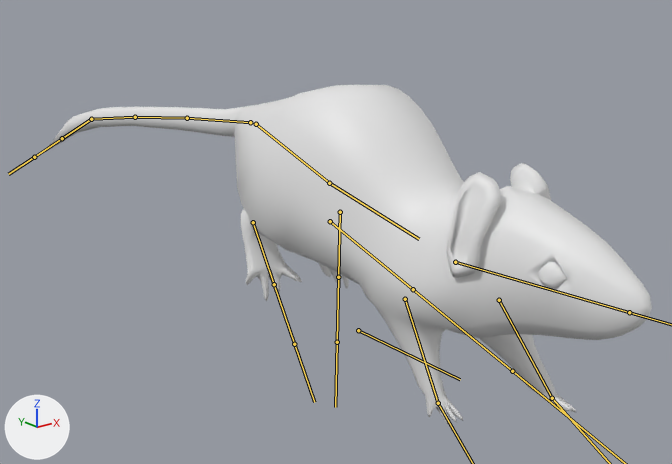
The FBX model Assets/Model/Rat.fbx: old version first, new version second.
Rendered twice from a 50 mm camera at (-2.74, -2.36, 2.08) aimed at (0.1, 1.19, 0.66). The lights are fixed; the arrows at lower left show +X, +Y and +Z. Both versions are drawn at frame 3 of the action 'Armature|Run'; the numbers are the values there. The bones that bend it are drawn over the model as lines.

In view in the first picture: 'Rat'.
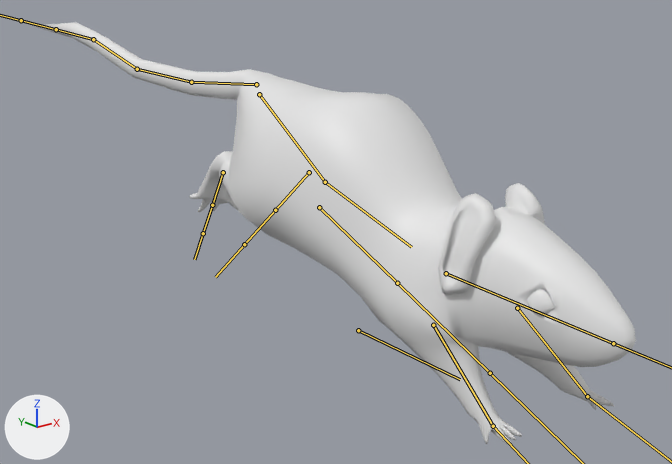
Location of each change, [x1, y1, x2, y2] in pixels of the pictures (672 x 464 px):
```json
{"object": "Rat", "change": "posed", "before": [44, 85, 652, 427], "after": [33, 22, 636, 446], "on screen": "24% taller"}
{"bone": "Bone.003", "before": "(250, 122) to (187, 118)", "after": "(256, 84) to (191, 82)"}
{"bone": "Bone.004", "before": "(187, 118) to (135, 117)", "after": "(191, 82) to (137, 69)"}
{"bone": "Bone.005", "before": "(135, 117) to (91, 119)", "after": "(137, 69) to (93, 39)"}
{"bone": "Bone.006", "before": "(91, 119) to (62, 138)", "after": "(93, 39) to (56, 29)"}
{"bone": "Bone", "before": "(256, 124) to (329, 183)", "after": "(259, 94) to (325, 182)"}
{"bone": "Bone.001", "before": "(329, 183) to (419, 239)", "after": "(325, 182) to (411, 247)"}
{"bone": "Bone.011", "before": "(330, 221) to (413, 289)", "after": "(319, 207) to (397, 283)"}
{"bone": "Bone.007", "before": "(499, 300) to (552, 398)", "after": "(517, 308) to (587, 396)"}
{"bone": "Bone.008", "before": "(340, 212) to (338, 277)", "after": "(309, 172) to (275, 210)"}
{"bone": "Bone.009", "before": "(405, 299) to (438, 403)", "after": "(433, 325) to (493, 426)"}
{"bone": "Bone.010", "before": "(253, 222) to (274, 284)", "after": "(223, 172) to (212, 205)"}
```

Scene script edits in JSON lines:
```json
{"block": "bone_bone_003", "where": "bone_bone_003 = bpy.data.objects['Armature'].pose.bones['Bone.003']  # child of 'Bone.012'"}
{"op": "set", "path": "bone_bone_003.location", "old": "(0.0, -0.02, 0.82)", "new": "(0.0, -0.17, 1.09)"}
{"block": "bone_bone_004", "where": "bone_bone_004 = bpy.data.objects['Armature'].pose.bones['Bone.004']  # child of 'Bone.003'"}
{"op": "set", "path": "bone_bone_004.rotation_quaternion", "old": "(1.0, -0.027, 0.007, 0.001)", "new": "(0.997, 0.066, 0.034, 0.002)", "note": "degrees (-3, 1, 0) -> degrees (8, 4, 0)"}
{"block": "bone_bone_005", "where": "bone_bone_005 = bpy.data.objects['Armature'].pose.bones['Bone.005']  # child of 'Bone.004'"}
{"op": "set", "path": "bone_bone_005.rotation_quaternion", "old": "(0.999, -0.044, 0.012, 0.001)", "new": "(0.992, 0.12, 0.026, 0.005)", "note": "degrees (-5, 1, 0) -> degrees (14, 3, 1)"}
{"block": "bone_bone_006", "where": "bone_bone_006 = bpy.data.objects['Armature'].pose.bones['Bone.006']  # child of 'Bone.005'"}
{"op": "set", "path": "bone_bone_006.rotation_quaternion", "old": "(0.995, -0.101, 0.027, 0.006)", "new": "(0.998, -0.053, 0.027, 0.002)", "note": "degrees (-12, 3, 0) -> degrees (-6, 3, 0)"}
{"block": "bone_bone", "where": "bone_bone = bpy.data.objects['Armature'].pose.bones['Bone']  # child of 'Bone.012'"}
{"op": "set", "path": "bone_bone.location", "old": "(0.74, 0.2, 0.0)", "new": "(0.89, 0.37, 0.0)"}
{"op": "set", "path": "bone_bone.rotation_quaternion", "old": "(0.9, 0.0, 0.0, 0.435)", "new": "(0.832, 0.0, 0.0, 0.555)", "note": "degrees (0, 0, 52) -> degrees (0, 0, 67)"}
{"block": "bone_bone_001", "where": "bone_bone_001 = bpy.data.objects['Armature'].pose.bones['Bone.001']  # child of 'Bone'"}
{"op": "set", "path": "bone_bone_001.rotation_quaternion", "old": "(0.965, -0.264, 0.0, 0.0)", "new": "(0.933, -0.36, 0.0, 0.0)", "note": "degrees (-31, 0, 0) -> degrees (-42, 0, 0)"}
{"block": "bone_bone_011", "where": "bone_bone_011 = bpy.data.objects['Armature'].pose.bones['Bone.011']  # child of 'Bone.001'"}
{"op": "set", "path": "bone_bone_011.location", "old": "(0.32, 0.17, 0.0)", "new": "(0.38, 0.1, 0.0)"}
{"op": "set", "path": "bone_bone_011.rotation_quaternion", "old": "(1.0, 0.0, 0.0, -0.009)", "new": "(1.0, 0.0, 0.0, 0.0)", "note": "degrees (0, 0, -1) -> degrees (0, 0, 0)"}
{"block": "bone_bone_007", "where": "bone_bone_007 = bpy.data.objects['Armature'].pose.bones['Bone.007']  # child of 'Bone.012'"}
{"op": "set", "path": "bone_bone_007.location", "old": "(-0.01, 0.14, 0.01)", "new": "(0.09, 0.24, 0.02)"}
{"op": "set", "path": "bone_bone_007.rotation_quaternion", "old": "(0.998, 0.025, 0.041, -0.028)", "new": "(0.989, 0.029, 0.047, -0.136)", "note": "degrees (3, 5, -3) -> degrees (3, 6, -15)"}
{"block": "bone_bone_008", "where": "bone_bone_008 = bpy.data.objects['Armature'].pose.bones['Bone.008']  # child of 'Bone.012'"}
{"op": "set", "path": "bone_bone_008.location", "old": "(0.26, -0.41, -0.09)", "new": "(0.39, -0.81, -0.17)"}
{"op": "set", "path": "bone_bone_008.rotation_quaternion", "old": "(0.855, 0.0, -0.107, 0.508)", "new": "(0.518, 0.0, -0.176, 0.837)", "note": "degrees (-6, -11, 62) -> degrees (-17, -11, 118)"}
{"block": "bone_bone_009", "where": "bone_bone_009 = bpy.data.objects['Armature'].pose.bones['Bone.009']  # child of 'Bone.012'"}
{"op": "set", "path": "bone_bone_009.location", "old": "(-0.19, -0.08, 0.01)", "new": "(-0.07, 0.14, -0.01)"}
{"op": "set", "path": "bone_bone_009.rotation_quaternion", "old": "(0.986, 0.0, 0.015, 0.169)", "new": "(1.0, 0.0, 0.0, 0.0)", "note": "degrees (0, 2, 19) -> degrees (0, 0, 0)"}
{"block": "bone_bone_010", "where": "bone_bone_010 = bpy.data.objects['Armature'].pose.bones['Bone.010']  # child of 'Bone.012'"}
{"op": "set", "path": "bone_bone_010.location", "old": "(0.25, -0.53, 0.12)", "new": "(0.44, -0.94, 0.2)"}
{"op": "set", "path": "bone_bone_010.rotation_quaternion", "old": "(0.853, 0.0, 0.108, 0.511)", "new": "(0.497, 0.0, 0.179, 0.849)", "note": "degrees (6, 11, 62) -> degrees (18, 10, 121)"}
```
